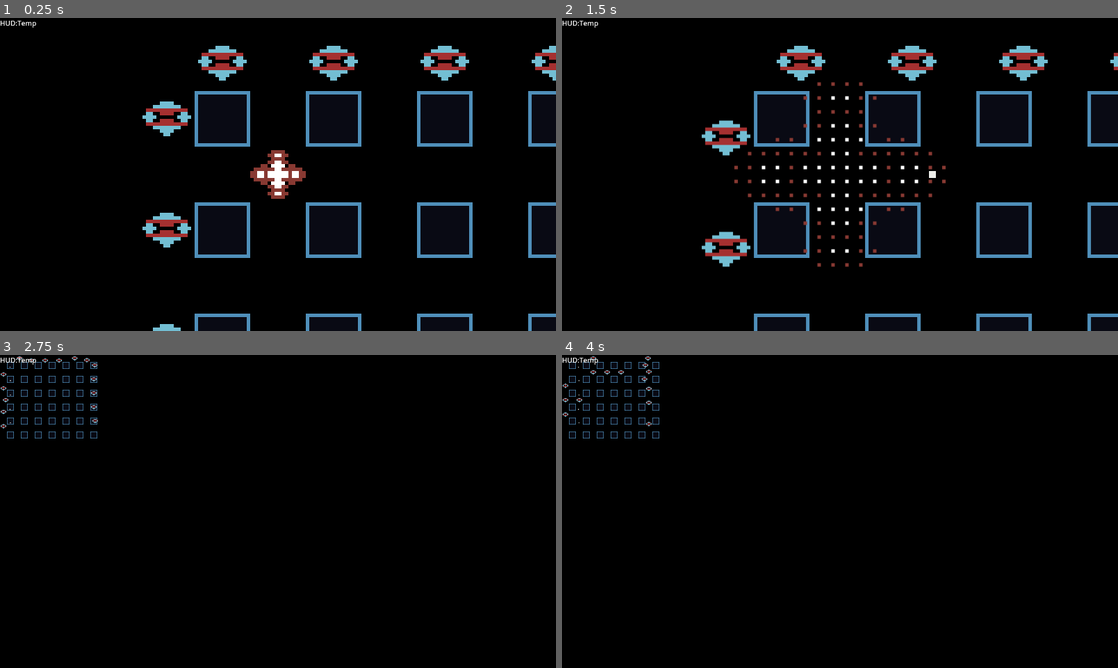
Above: before the commit, frames 1-4 (two rows, left to right).
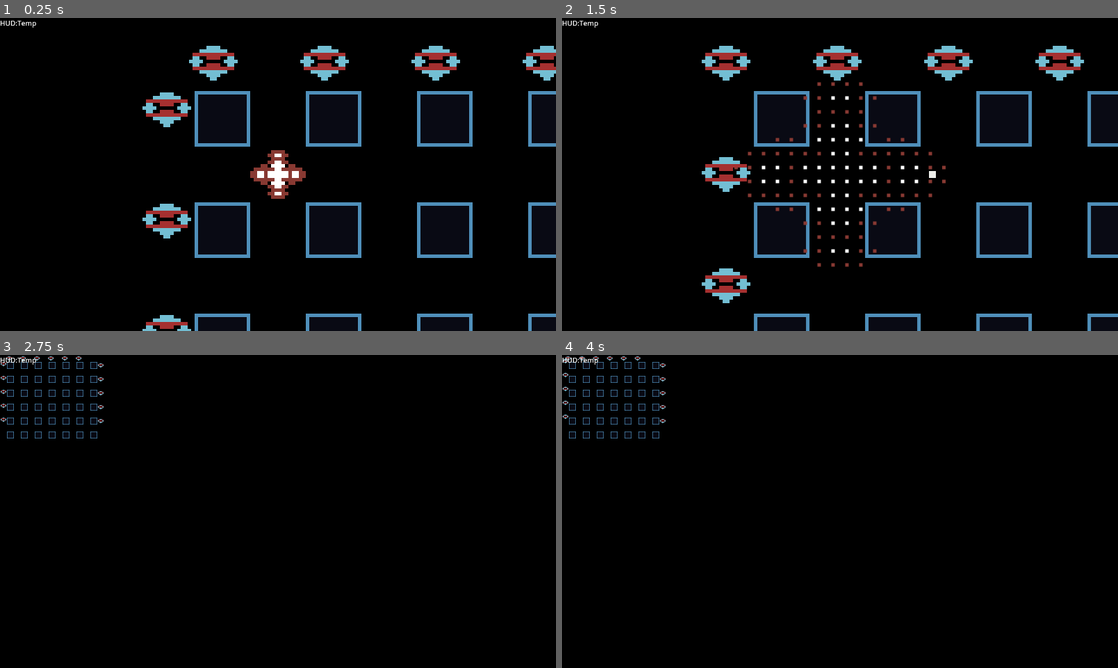
Above: after the commit, the same moments.

Repository: shoggoth/Crossfire
Game: Godot game, scene res://scene/world.tscn
Two runs of this game, one before a commit and one after it. Both use one fixed random seed, a clock stepped at 60 frames per second and the inputs below. The project has no main scene, so this scene is started directly.
Inputs:
- Up to frame 1 (0.25 s): no input
- Up to frame 2 (1.5 s): tap Enter (fire) at 0.5, 1.35 s; hold D (right) 0.53-1.28 s; tap Shift (bomb) at 0.6 s; hold S (down) from 1.28 s (still down)
- Up to frame 3 (2.75 s): release S (down) at 2.03 s; hold D (right) from 2.03 s (still down); tap Shift (bomb) at 2.1 s
- Up to frame 4 (4 s): release D (right) at 2.78 s; hold W (up) 2.78-3.53 s; tap Enter (fire) at 2.85 s; hold A (left) from 3.53 s (still down); tap Shift (bomb) at 3.6 s

The runs differ from the first frame. In frame 1, 3.4% of the frame differs, in the area x 25-100%, y 8-100%; in frame 2, 5.4%, in the area x 25-100%, y 8-92%; in frame 3, 0.3%; in frame 4, 0.3%.

Commit message:
Workinf to improve Lurk Hide cycle and state machine

Diff:
--- a/scene/enemy.gd
+++ b/scene/enemy.gd
@@ -10,7 +10,9 @@
 func _ready():
 	$Sprite2D.frame = type
 	$StateMachine.set_meta("move_component", $MoveComponent)
-	$StateMachine/Lurk.home_pos = 0.5 * (Vector2.RIGHT if spawn_pos.y == 0 else Vector2.DOWN)
+	var hp = 0.5 * (Vector2.RIGHT if spawn_pos.y == 0 else Vector2.DOWN)
+	$StateMachine/Lurk.home_pos = hp
+	$StateMachine/Hide.home_pos = -hp
 
 
 func _on_health_component_health_changed(health):
--- a/scene/enemy.tscn
+++ b/scene/enemy.tscn
@@ -29,8 +29,19 @@
 script/source = "extends State
 
 
+var home_pos: Vector2
+
+
 func _ready():
 	valid_transitions = [\"Lurk\"]
+
+
+func enter_from(from: State, params: Dictionary) -> bool:
+	var _mc = sm.get_meta(\"move_component\")
+	if _mc.is_moving(): return false
+	var _enemy = sm.get_meta(\"parent_node\")
+	_mc.move(_enemy, home_pos)
+	return super.enter_from(from, params)
 
 "
 
@@ -52,14 +63,10 @@
 
 func enter_from(from: State, params: Dictionary) -> bool:
 	_mc = sm.get_meta(\"move_component\")
+	if _mc.is_moving(): return false
 	_enemy = sm.get_meta(\"parent_node\")
 	_mc.move(_enemy, home_pos)
 	return super.enter_from(from, params)
-
-
-func exit_to(state) -> bool:
-	if state.name == \"Hide\": _mc.move(_enemy, -home_pos)
-	return super.exit_to(state)
 "
 
 [sub_resource type="GDScript" id="GDScript_vfjmb"]
@@ -254,6 +261,7 @@
 [node name="StateMachine" type="Node" parent="." node_paths=PackedStringArray("current_state")]
 script = ExtResource("6_6fphs")
 current_state = NodePath("Hide")
+debug = true
 
 [node name="Hide" type="Node" parent="StateMachine"]
 script = SubResource("GDScript_n227r")
--- a/src/component/ai.gd
+++ b/src/component/ai.gd
@@ -2,7 +2,7 @@
 
 
 @export_group("Capabilities")
-@export var intelligence := 1.0
+@export var intelligence := 0.5
 
 @export_group("Control")
 @export var state_machine: StateMachine
@@ -16,7 +16,7 @@
 	await get_tree().create_timer(intelligence).timeout
 	match state_machine.current_state.name:
 		"Hide": state_machine.enter_state_named("Lurk")
-		"Lurk": state_machine.enter_state_named("Track")
+		"Lurk": state_machine.enter_state_named("Hide")
 	_thinking = false
 
 
--- a/src/component/grid_move.gd
+++ b/src/component/grid_move.gd
@@ -1,5 +1,7 @@
 class_name MoveComponent extends Node
 
+
+signal finished_moving(move_component: MoveComponent)
 
 @export_group("Movement")
 @export var speed: float = 0.7
@@ -30,6 +32,7 @@
 	if move_tween:
 		move_tween.kill()
 		move_tween = null
+		finished_moving.emit(self)
 
 
 func is_in_grid_limits(pos: Vector2) -> bool:
--- a/src/state/state_machine.gd
+++ b/src/state/state_machine.gd
@@ -19,12 +19,12 @@
 func enter_state(state: State, params := {}) -> bool:
 	if !can_enter_state(state as State): return false
 	if current_state:
-		if debug: print_debug(current_state.name, " -> ", state.name)
 		current_state.process_mode = Node.PROCESS_MODE_DISABLED
-		current_state.exit_to(state)
+		if !current_state.exit_to(state): return false
 	if state && state.enter_from(current_state, params):
 		state.process_mode = Node.PROCESS_MODE_INHERIT
 		state_changed.emit(current_state, state)
+		if debug: print_debug(current_state.name, " -> ", state.name)
 		current_state = state
 		return true
 	return false
